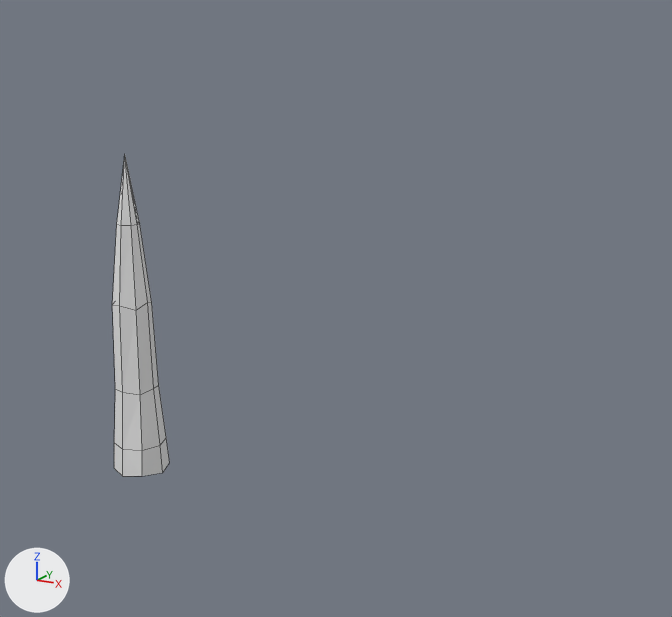
Before and after pictures for a commit that changed the Blender file models/low poly landscape stuff.blend.
Rendered twice from a 50 mm lens placed at (7.36, -7.98, 4.98), pointed at (1.76, 1.74, 1.84). The lights are fixed; the arrows at lower left show +X, +Y and +Z. Mesh edges are drawn as thin lines.
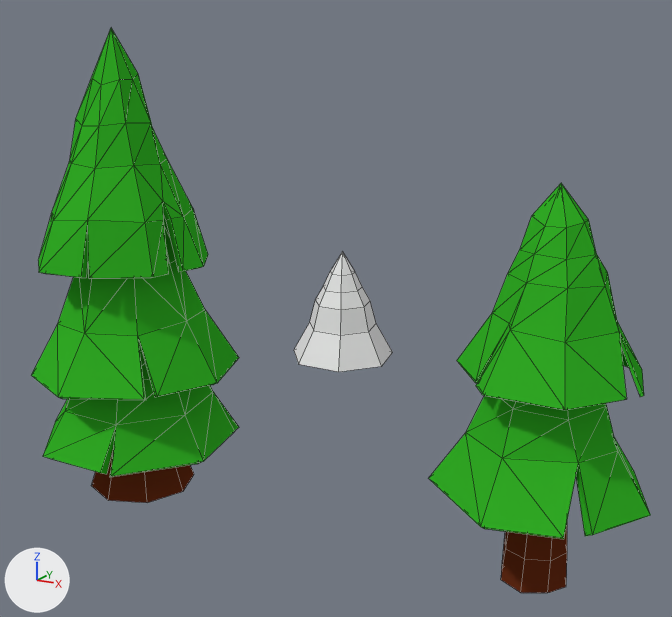
Patch to the scene script:
```diff
--- a/models/low poly landscape stuff.blend.py
+++ b/models/low poly landscape stuff.blend.py
@@ me_circle @@
 me_circle.from_pydata(...)  # 49 vertices, 48 faces; spans x -0.33..0.32, y -0.33..0.34, z -0.02..3.83
+me_circle.materials.append(mat_treebark1)  # brown #6a2f18
@@ ob_circle @@
 ob_circle = bpy.data.objects.new('Circle', me_circle)
-ob_circle.location = (0.0, 0.0, 0.0)
+ob_circle.location = (5.0, 0.0, 0.0)
@@ ob_circle_004 @@
+ob_circle_004 = bpy.data.objects.new('Circle.004', me_circle_004)  # 36 vertices, 35 faces; spans x -0.85..0.85, y -0.78..0.87, z 0.0..1.78
+ob_circle_004.location = (0.0, 5.0, 0.0)
@@ ob_circle_003 @@
+ob_circle_003 = bpy.data.objects.new('Circle.003', me_circle_003)  # 41 vertices, 66 faces; spans x -0.99..1.03, y -1.02..1.02, z -0.01..1.74; in mat_treeleaves (green #33b026); modifiers SOLIDIFY
+ob_circle_003.location = (5.0, 0.0, 0.96)
@@ ob_circle_002 @@
+ob_circle_002 = bpy.data.objects.new('Circle.002', me_circle_002)  # 41 vertices, 66 faces; spans x -0.87..0.86, y -0.8..0.88, z -0.01..1.74; in mat_treeleaves (green #33b026); modifiers SOLIDIFY
+ob_circle_002.location = (5.05, -0.03, 2.11)
@@ ob_circle_005 @@
+ob_circle_005 = bpy.data.objects.new('Circle.005', me_circle_005)  # 49 vertices, 48 faces; spans x -0.63..0.63, y -0.63..0.63, z -0.19..5.12; in mat_treebark1 (brown #6a2f18)
+ob_circle_005.location = (0.0, 0.0, 0.0)
@@ ob_circle_006 @@
+ob_circle_006 = bpy.data.objects.new('Circle.006', me_circle_006)  # 55 vertices, 86 faces; spans x -1.01..1.01, y -0.96..1.01, z -0.01..2.58; in mat_treeleaves (green #33b026); modifiers SOLIDIFY
+ob_circle_006.location = (-0.06, -0.04, 2.61)
@@ ob_circle_007 @@
+ob_circle_007 = bpy.data.objects.new('Circle.007', me_circle_007)  # 45 vertices, 73 faces; spans x -1.24..1.21, y -1.24..1.21, z -0.02..2.34; in mat_treeleaves (green #33b026); modifiers SOLIDIFY
+ob_circle_007.location = (0.0, 0.0, 1.31)
@@ ob_circle_008 @@
+ob_circle_008 = bpy.data.objects.new('Circle.008', me_circle_008)  # 45 vertices, 70 faces; spans x -1.17..1.17, y -1.08..1.2, z 0.44..2.17; in mat_treeleaves (green #33b026); modifiers SOLIDIFY
+ob_circle_008.location = (0.0, 0.0, 0.0)
```

Pixel boxes [x1, y1, x2, y2] of what changed, in the pictures (672 x 617 px):
'Circle.002', added (green): after [457, 183, 644, 410]
'Circle.006', added (green): after [38, 28, 208, 279]
'Circle.003', added (green): after [429, 396, 650, 539]
'Circle.007', added (green): after [31, 226, 239, 401]
'Circle', recoloured, moved: before [112, 156, 169, 477]; after [501, 525, 567, 593]
'Circle.008', added (green): after [43, 339, 239, 477]
'Circle.004', added: after [294, 252, 393, 372]
'Circle.005', added (brown): after [92, 447, 194, 503]
